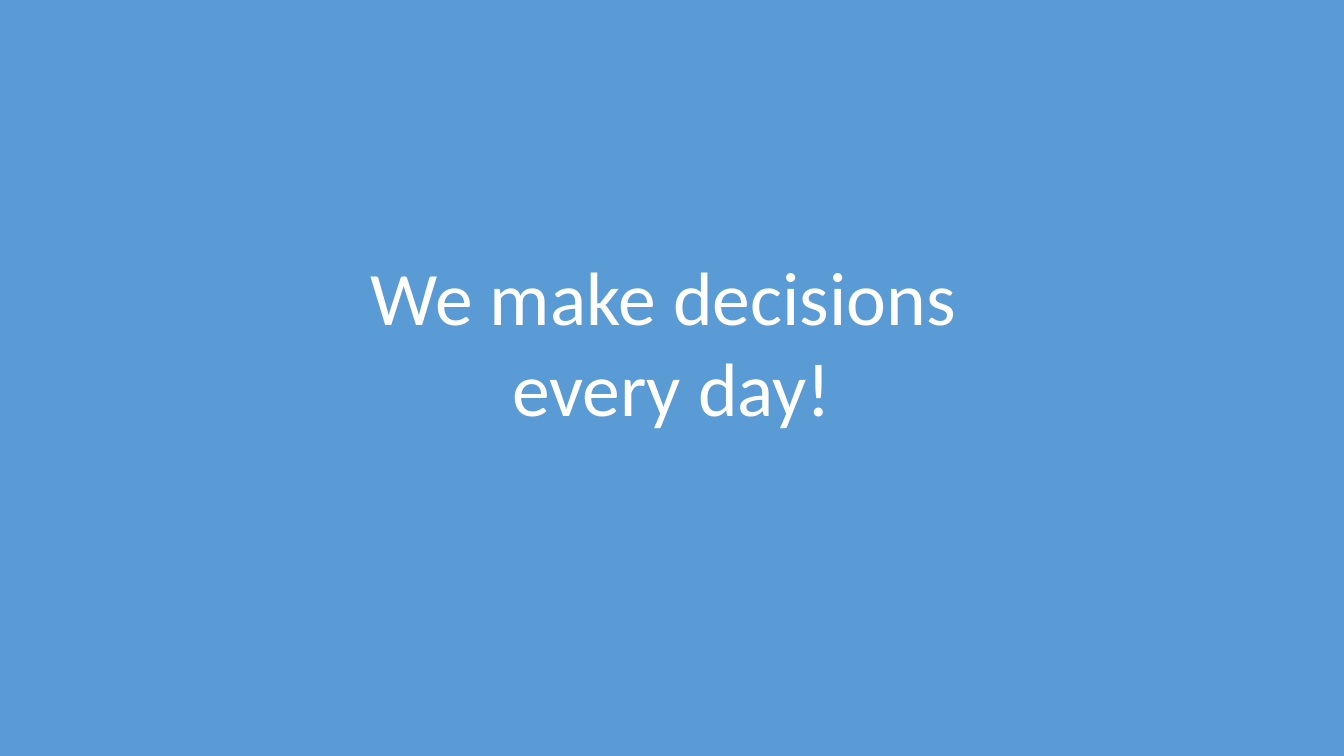
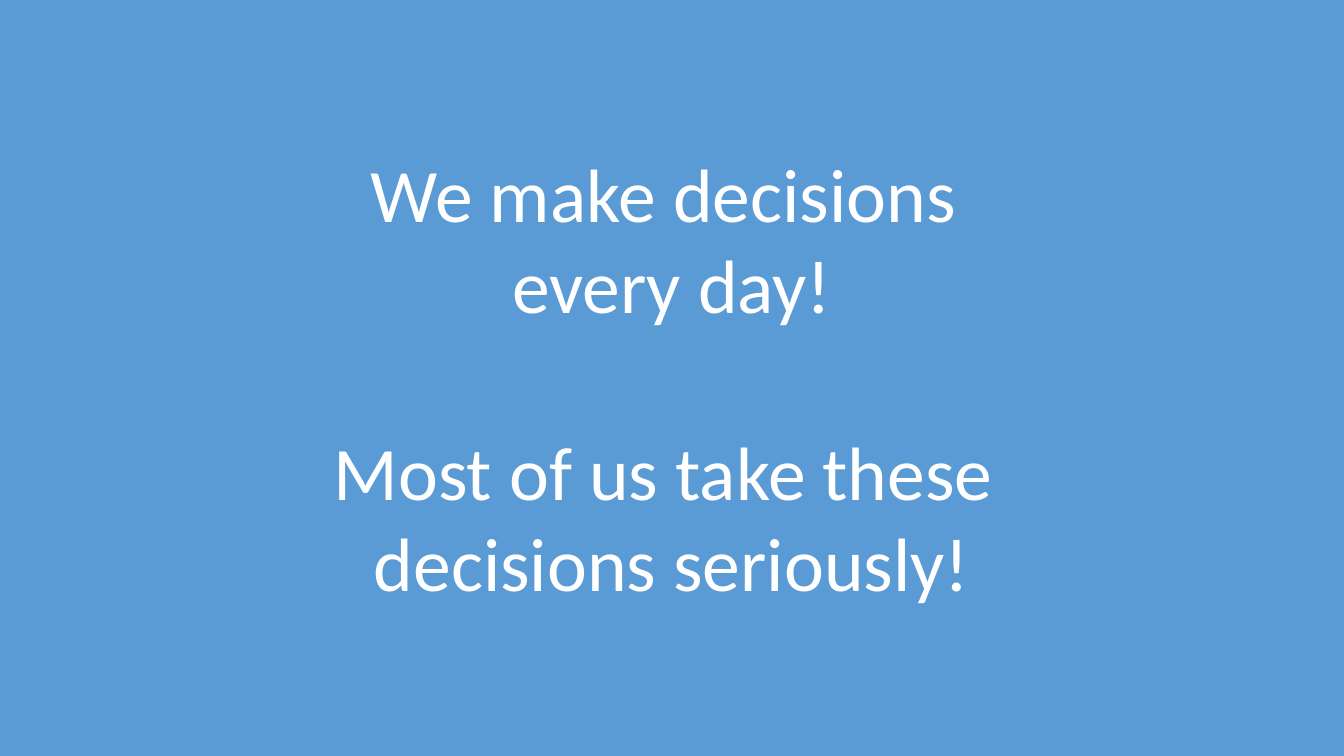
Before and after one commit to davidaayers/adr-talk-ignite, a slide deck: slide 2 of recording-architectural-decisions-ignite.pptx (slide 4 before the commit). Drawn at 1344x756 pixels with LibreOffice and Linux fonts; fonts in the diff are those of the drawing. Boxes give left, top, right and bottom in pixels: in the first picture for what was removed or moved away, otherwise in the second. Text is boxed around its words. In the diff, an @@ line names an element or a change of style, - is before the commit and + after.

```diff
--- a/recording-architectural-decisions-ignite.pptx
+++ b/recording-architectural-decisions-ignite.pptx
@@ text "We make decisions": place and size @@
-text "We make decisions" at <box>371,272,955,428</box>
+text "We make decisions" at <box>371,169,955,325</box>
@@ text added at <box>334,447,993,603</box>, 54 pt, text #FFFFFF @@
+Most of us take these
+decisions seriously!
```
Also in this commit, not shown: 8 other slides changed, 17 slides removed, 2 other files.
